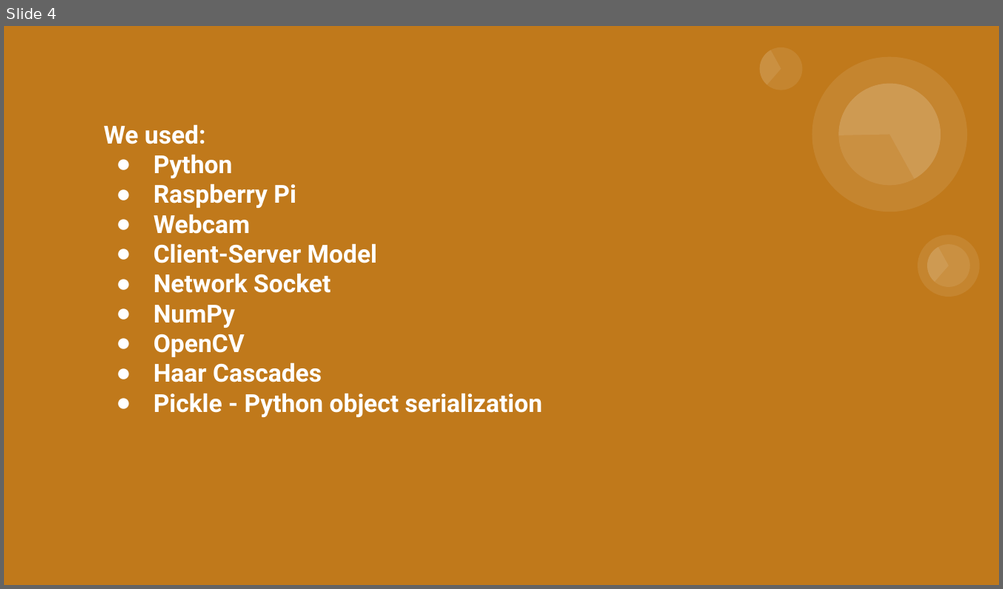
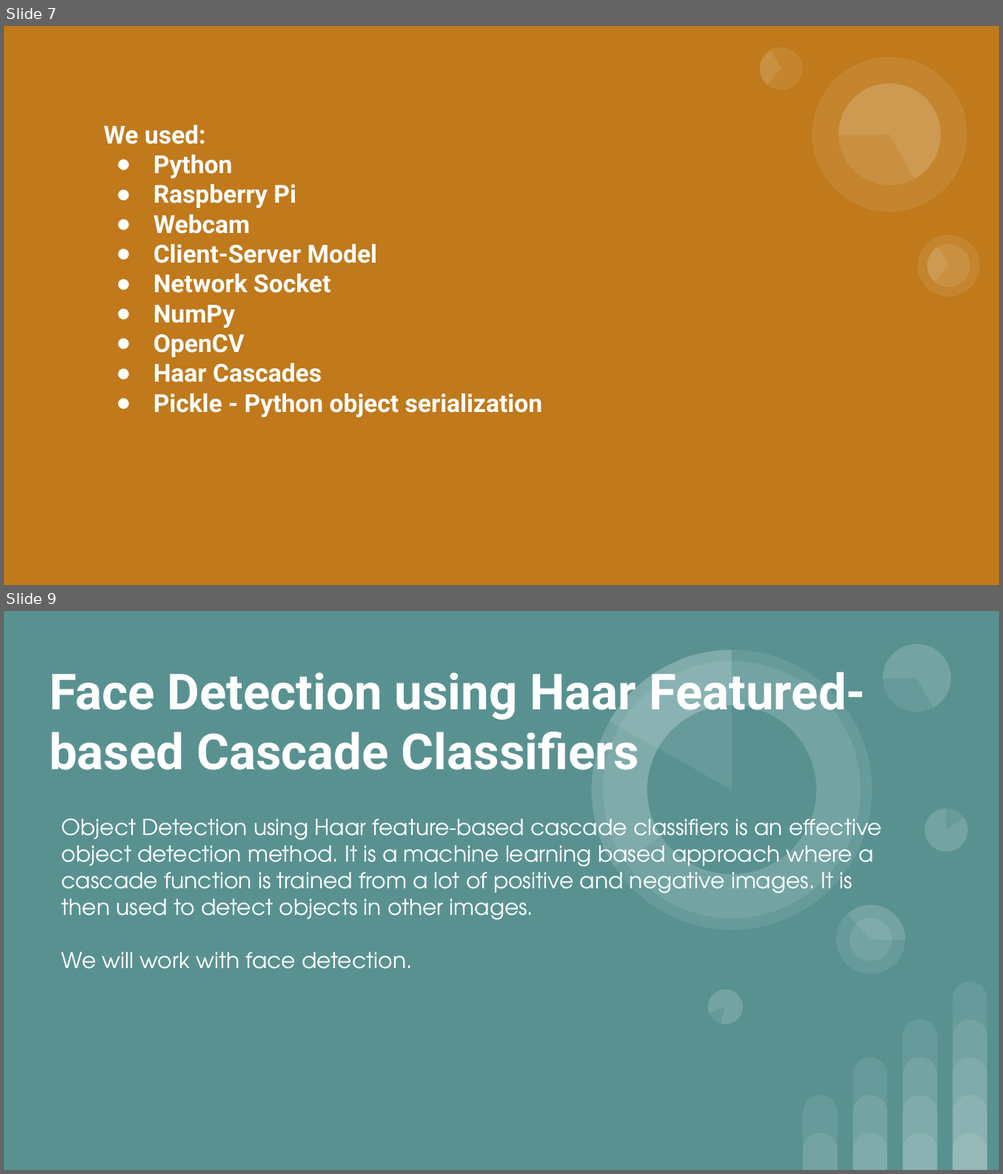
Before and after one commit to aracovan/MSproject, a slide deck: MS PPT Facial recognition.pptx. Shown one above the other, each under a label of ours: slide 4 before the commit, slides 7 and 9 after it; the slides between them are not shown. The pictures are 1003x589 and 1003x1174 pixels, drawn with LibreOffice and Linux fonts; fonts in the diff are those of the drawing. Boxes give left, top, right and bottom in pixels: in the first picture for what was removed or moved away, otherwise in the second. Text is boxed around its words. In the diff, an @@ line names an element or a change of style, - is before the commit and + after.

```diff
--- a/MS PPT Facial recognition.pptx
+++ b/MS PPT Facial recognition.pptx
@@ slide 9 added at <box>4,611,999,1170</box>, background #599191 @@
@@ title added at <box>49,672,865,770</box>, 36 pt, text #FFFFFF, bold @@
+Face Detection using Haar Featured-based Cascade Classifiers
@@ subtitle added at <box>62,818,882,969</box>, 16 pt, text #FFFFFF @@
+Object Detection using Haar feature-based cascade classifiers is an effective object detection method. It is a machine learning based approach where a cascade function is trained from a lot of positive and negative images. It is then used to detect objects in other images.
+We will work with face detection.
@@ group added at <box>552,611,967,1029</box>: 8 ellipses, 6 pie slice (boxed as its full ellipse)s @@
@@ group added at <box>802,982,987,1170</box>: 14 round same rects @@
@@ what was slide 4 is now slide 7 @@
```
Also in this commit, not shown: 2 slides changed, 7 other slides added.
